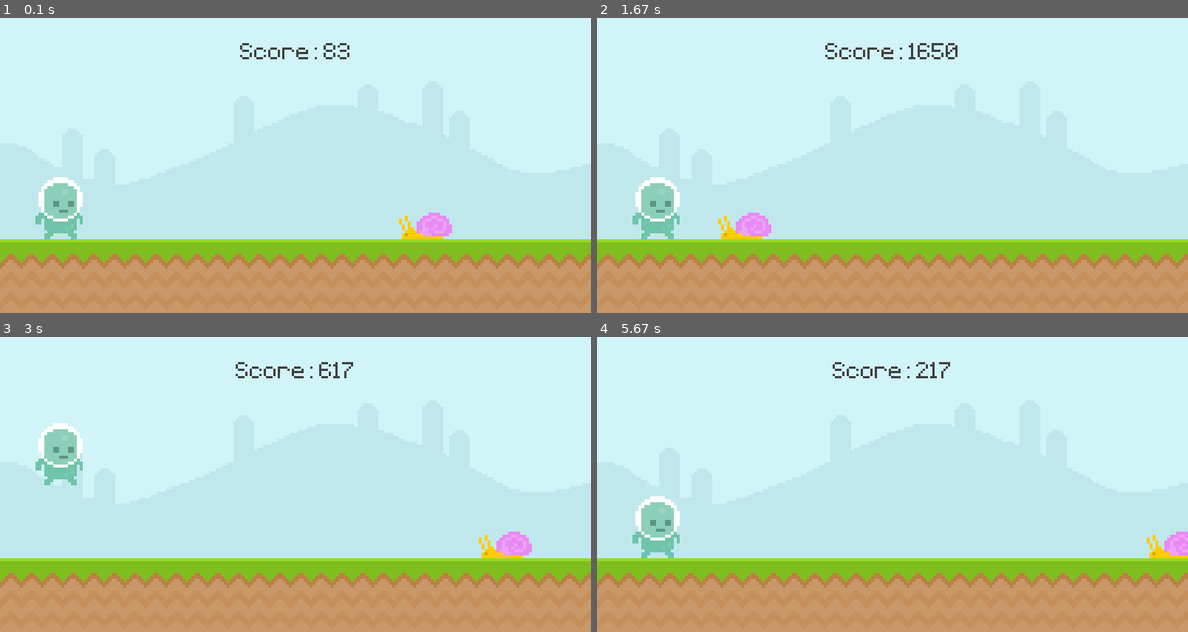
Above: before the commit, frames 1-4 (two rows, left to right).
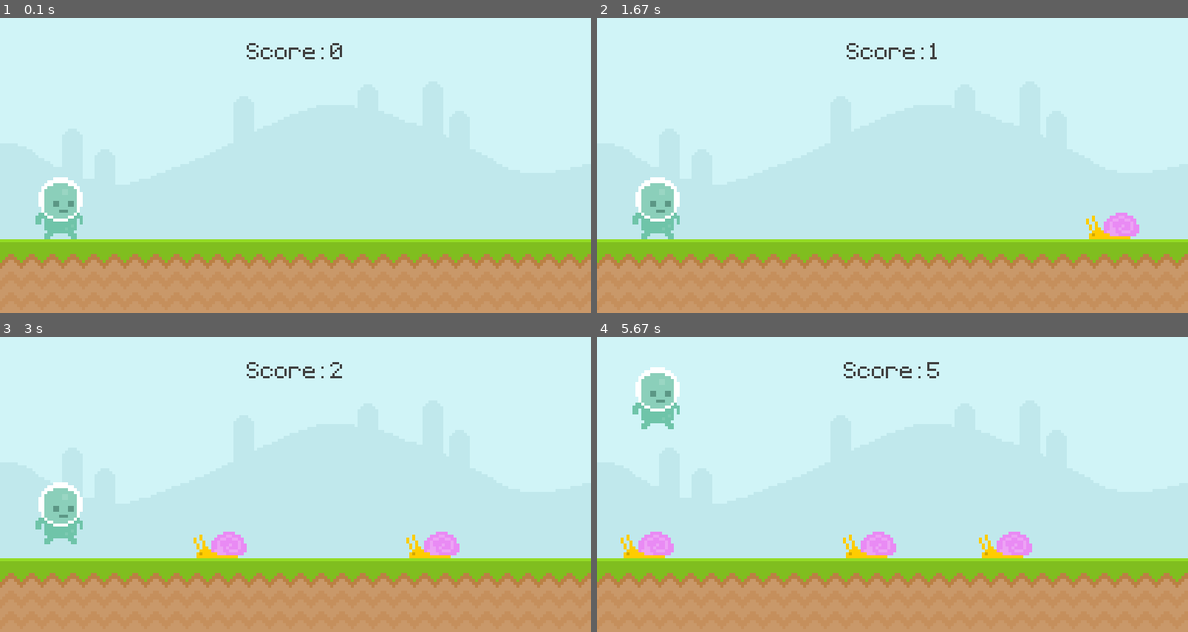
Above: after the commit, the same moments.

Repository: Juanes1793/The-ultimate-introduction-to-Pygame
Game: pygame game, started from tutorial1.py
Two runs of this game, one before a commit and one after it. Both use one fixed random seed, a clock stepped at 60 frames per second and the inputs below.
Inputs (mouse positions are in pixels of both pictures, inside the frame that each line leads up to):
- Up to frame 1 (0.1 s): no input
- Up to frame 2 (1.67 s): click (656, 206) at 0.38 s
- Up to frame 3 (3 s): tap Space at 1.67, 2.07, 2.37, 2.9 s
- Up to frame 4 (5.67 s): tap Space at 3.2, 3.97, 4.73, 5.13, 5.43 s

The runs differ from the first frame. In frame 1, 1.0% of the frame differs, in the area x 40-77%, y 8-75%; in frame 2, 1.6%; in frame 3, 4.6%; in frame 4, 4.7%, in the area x 4-100%, y 8-75%.

Commit message:
better enemy spawn logic

Diff:
--- a/tutorial1.py
+++ b/tutorial1.py
@@ -1,12 +1,26 @@
 import pygame
 from sys import exit
+from random import randint
 
 
 def display_score():
-    current_time = pygame.time.get_ticks() - start_time
+    current_time = int(pygame.time.get_ticks() / 1000 )- start_time
     score_surface = test_font.render(f"Score: {current_time}", False, (64, 64, 64))
     score_rect = score_surface.get_rect(center=(400, 50))
     screen.blit(score_surface, score_rect)
+
+    return current_time
+
+def obstacle_movent(obstacle_list):
+    if obstacle_list:
+        for obstacle_rect in obstacle_list:
+            obstacle_rect.x -= 5
+            screen.blit(snail_surface, obstacle_rect)
+        obstacle_list = [obstacle for obstacle in obstacle_list if obstacle.x > -100]
+
+        return obstacle_list
+    else:
+        return []
 
 
 
@@ -17,20 +31,42 @@
 test_font = pygame.font.Font("font/Pixeltype.ttf", 50)
 game_active = True
 start_time = 0
-
+score = 0
 ground_surface = pygame.image.load("graphics/ground.png").convert()
 sky_surface = pygame.image.load("graphics/Sky.png").convert()
 
 # text_surface = test_font.render("My First Game", False, (64, 64, 64))
 # text_rect = text_surface.get_rect(center=(400, 50))
 
+# Obstacles
 snail_surface = pygame.image.load("graphics/snail/snail2.png").convert_alpha()
 snail_rect = snail_surface.get_rect(midbottom=(600, 300))
+
+obstacle_rect_list = []
 
 
 player_surface = pygame.image.load("graphics/Player/player_walk_1.png").convert_alpha()
 player_rect = player_surface.get_rect(midbottom=(80, 300))
 player_gravity = 0
+
+#Into screen
+player_stand = pygame.image.load("graphics/Player/player_stand.png").convert_alpha()
+player_stand = pygame.transform.rotozoom(player_stand, 0, 2)
+player_stand_rect = player_stand.get_rect(center=(400, 200))
+
+#Adding a text for the game title
+game_title = test_font.render("Pixel Runner", False, (111, 196, 169))
+game_title_rect = game_title.get_rect(center=(400, 50))
+
+#Adding a text for the game instructions
+game_instructions = test_font.render("Press space to run", False, (111, 196, 169))
+game_instructions_rect = game_instructions.get_rect(center=(400, 350))
+
+
+#Timer
+obstacle_timer = pygame.USEREVENT + 1
+pygame.time.set_timer(obstacle_timer, 900)
+
 
 
 while True:
@@ -53,7 +89,11 @@
             if event.type == pygame.KEYDOWN and event.key == pygame.K_SPACE:
                 game_active = True
                 snail_rect.left = 800
-                start_time = pygame.time.get_ticks()
+                start_time = int(pygame.time.get_ticks() / 1000 )
+
+        if event.type == obstacle_timer and game_active:
+            obstacle_rect_list.append(snail_surface.get_rect(midbottom=(randint(900, 1100), 300)))
+
 
     if game_active:
 
@@ -62,11 +102,12 @@
         # pygame.draw.rect(screen, "#c0e8ec", text_rect)
         # pygame.draw.rect(screen, "#c0e8ec", text_rect,10)
         # screen.blit(text_surface, text_rect)
-        display_score()
-        snail_rect.left -= 4
-        if snail_rect.right <= -100:
-            snail_rect.left = 800
-        screen.blit(snail_surface, snail_rect)
+        score = display_score()
+
+        # snail_rect.left -= 4
+        # if snail_rect.right <= -100:
+        #     snail_rect.left = 800
+        # screen.blit(snail_surface, snail_rect)
 
         # player
         player_gravity += 1
@@ -75,19 +116,28 @@
             player_rect.bottom = 300
         screen.blit(player_surface, player_rect)
 
+        #Obstacles movement
+        obstacle_rect_list = obstacle_movent(obstacle_rect_list)
+
         #COLLISION
         if snail_rect.colliderect(player_rect):
             game_active = False
 
     else:
-        screen.fill("black")
+        screen.fill((94, 129, 162))
+        screen.blit(player_stand, player_stand_rect)
 
+        score_message = test_font.render(f"Your score: {score}", False, (111, 196, 169))
+        score_message_rect = score_message.get_rect(center=(400, 330))
+        screen.blit(game_title, game_title_rect)
 
-
-
+        if score == 0:
+            screen.blit(game_instructions, game_instructions_rect)
+        else:
+            screen.blit(score_message, score_message_rect)
 
 
     pygame.display.update()
     clock.tick(60)
 
-    #TODO voy en el minuto 1:48 https://www.youtube.com/watch?v=AY9MnQ4x3zk
+    #TODO voy en el minuto 2:35 https://www.youtube.com/watch?v=AY9MnQ4x3zk
Binary file added: graphics/Player/player_stand.png
